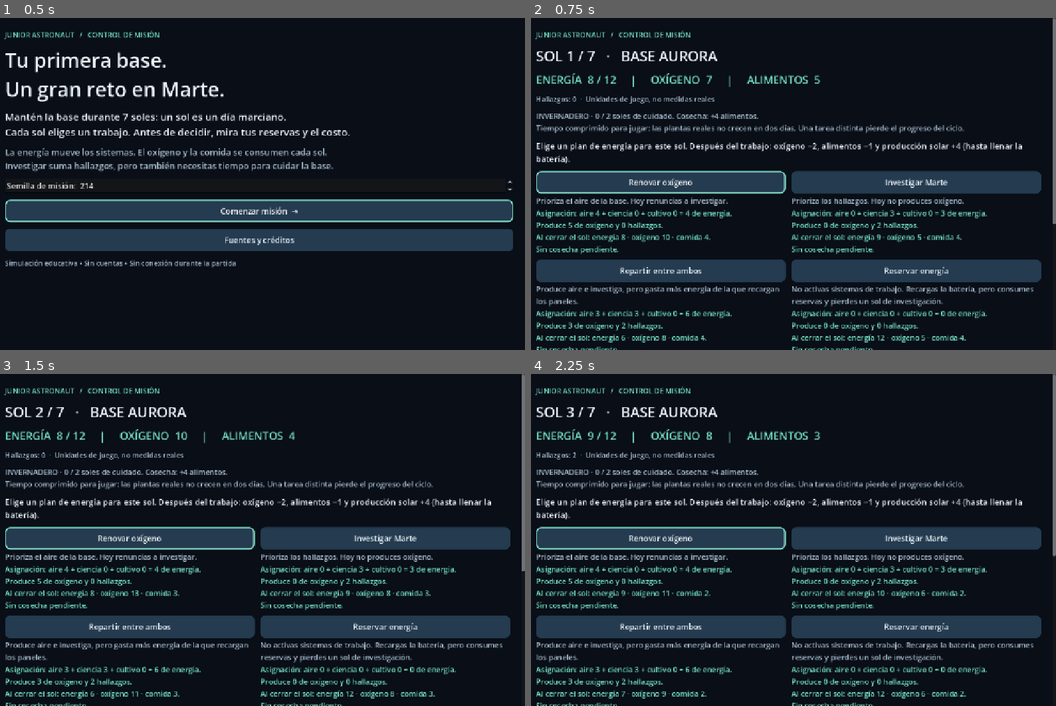
Above: before the commit, frames 1-4 (two rows, left to right).
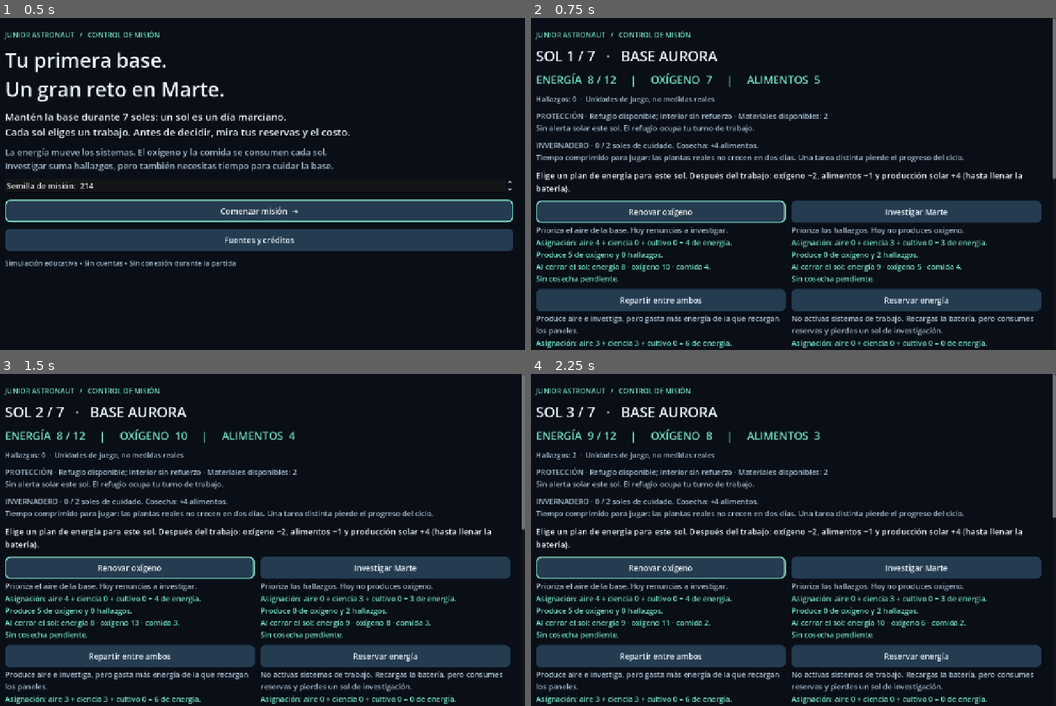
Above: after the commit, the same moments.

Repository: AlejoHuay/Junior-Astronaut-Mission-Trainer-----GAME
Game: Godot game, scene res://scenes/menus/main.tscn
Two runs of this game, one before a commit and one after it. Both use one fixed random seed, a clock stepped at 60 frames per second and the inputs below.
Inputs:
- Up to frame 1 (0.5 s): no input
- Up to frame 2 (0.75 s): click "Comenzar misión →" at 0.5 s
- Up to frame 3 (1.5 s): click "Renovar oxígeno" at 1.25 s
- Up to frame 4 (2.25 s): click "Investigar Marte" at 2 s

Frame 1 is identical in both runs. In frame 2, 37% of the frame differs, in the area x 1-100%, y 28-100%; in frame 3, 37%; in frame 4, 37%.

Commit message:
feat(protection): add shelter reinforcement and exterior work

Diff:
--- a/data/balance/mission.json
+++ b/data/balance/mission.json
@@ -6,12 +6,15 @@
     "food_per_sol": 1,
     "crop_turns": 2,
     "harvest_food": 4,
-    "initial": {"energy": 8, "oxygen": 7, "food": 5},
+    "initial": {"energy": 8, "oxygen": 7, "food": 5, "materials": 2},
     "actions": {
         "support": {"label": "Renovar oxígeno", "allocation": {"life_support": 4, "science": 0, "greenhouse": 0}, "oxygen": 5, "description": "Prioriza el aire de la base. Hoy renuncias a investigar."},
         "research": {"label": "Investigar Marte", "allocation": {"life_support": 0, "science": 3, "greenhouse": 0}, "science": 2, "description": "Prioriza los hallazgos. Hoy no produces oxígeno."},
         "combined": {"label": "Repartir entre ambos", "allocation": {"life_support": 3, "science": 3, "greenhouse": 0}, "oxygen": 3, "science": 2, "description": "Produce aire e investiga, pero gasta más energía de la que recargan los paneles."},
         "reserve": {"label": "Reservar energía", "allocation": {"life_support": 0, "science": 0, "greenhouse": 0}, "description": "No activas sistemas de trabajo. Recargas la batería, pero consumes reservas y pierdes un sol de investigación."},
-        "grow": {"label": "Cuidar el cultivo", "allocation": …(201 unchanged characters)… Hoy no produces oxígeno ni investigas."}
+        "grow": {"label": "Cuidar el cultivo", "allocation": …(201 unchanged characters)… Hoy no produces oxígeno ni investigas."},
+        "shelter": {"label": "Entrar al refugio", "allocation": {"life_support": 0, "science": 0, "greenhouse": 0}, "location": "shelter", "description": "Te proteges durante este sol. Sin trabajo científico ni producción de oxígeno; interrumpes cultivos. El blindaje pasivo no consume electricidad."},
+        "reinforce": {"label": "Reforzar el interior", "allocation": {"life_support": 0, "science": 0, "greenhouse": 0}, "reinforce": true, "materials": 2, "description": "Usa 2 materiales y este sol de trabajo. Desde el próximo sol permite trabajar dentro durante alertas. No protege las salidas ni consume electricidad por sí mismo."},
+        "eva": {"label": "Explorar el exterior", "allocation": {"life_support": 0, "science": 2, "greenhouse": 0}, "location": "outside", "science": 3, "extra_oxygen": 1, "description": "Gana 3 hallazgos con 2 de energía, pero gasta 1 oxígeno extra del traje. Durante una alerta solar se detiene la misión por seguridad, incluso con interior reforzado."}
     }
 }
--- a/src/domain/mission_rules.gd
+++ b/src/domain/mission_rules.gd
@@ -15,6 +15,7 @@
 	state.energy = int(config.initial.energy)
 	state.oxygen = int(config.initial.oxygen)
 	state.food = int(config.initial.food)
+	state.materials = int(config.initial.materials)
 	state.phase = MissionState.Phase.DECISION
 	return state
 
@@ -24,21 +25,30 @@
 	if not config.actions.has(action_id):
 		return {"ok": false, "reason": "Acción desconocida."}
 	var action: Dictionary = config.actions[action_id]
+	if action.get("reinforce", false) and state.reinforced:
+		return {"ok": false, "reason": "La base ya tiene el refuerzo instalado."}
+	if state.materials < int(action.get("materials", 0)):
+		return {"ok": false, "reason": "No quedan materiales suficientes para este trabajo."}
 	var cost := int(action.allocation.life_support) + int(action.allocation.science) + int(action.allocation.greenhouse)
 	if state.energy < cost:
 		return {"ok": false, "reason": "Necesitas %d de energía; tienes %d. Faltan %d. La recarga solar llega después del trabajo." % [cost, state.energy, cost - state.energy]}
 	# Only known effects: no RNG draws or state changes while considering a plan.
 	var stored := mini(int(config.solar_per_sol), int(config.battery_capacity) - (state.energy - cost))
 	var crop := _crop_budget(state, int(action.allocation.greenhouse) > 0)
+	var location: String = action.get("location", "inside")
+	var protected := location == "shelter" or (state.reinforced and location == "inside")
+	var oxygen_used := int(config.oxygen_per_sol) + int(action.get("extra_oxygen", 0))
 	return {"ok": true, "reason": action.description, "cost": cost,
+		"materials_used": int(action.get("materials", 0)), "protected": protected,
+		"sheltered": location == "shelter", "safety_stop": state.solar_alert and not protected,
 		"crop": crop,
 		"allocation": action.allocation.duplicate(), "oxygen_produced": int(action.get("oxygen", 0)),
-		"oxygen_consumed": int(config.oxygen_per_sol), "food_consumed": int(config.food_per_sol),
+		"oxygen_consumed": oxygen_used, "food_consumed": int(config.food_per_sol),
 		"solar_generated": int(config.solar_per_sol), "solar_stored": stored,
 		"solar_spilled": int(config.solar_per_sol) - stored,
 		"science_gained": int(action.get("science", 0)),
 		"energy_after": state.energy - cost + stored,
-		"oxygen_after": maxi(0, state.oxygen + int(action.get("oxygen", 0)) - int(config.oxygen_per_sol)),
+		"oxygen_after": maxi(0, state.oxygen + int(action.get("oxygen", 0)) - oxygen_used),
 		"food_after": maxi(0, state.food + int(crop.harvest) - int(config.food_per_sol))}
 
 func _crop_budget(state: MissionState, powered: bool) -> Dictionary:
@@ -63,7 +73,14 @@
 	state.food = int(check.food_after)
 	state.crop_progress = int(check.crop.progress_after)
 	state.science += int(check.science_gained)
-	if state.oxygen == 0 or state.food == 0:
+	state.materials -= int(check.materials_used)
+	state.sheltered = bool(check.sheltered)
+	state.safety_stop = bool(check.safety_stop)
+	if config.actions[action_id].get("reinforce", false):
+		state.reinforced = true
+	if state.safety_stop:
+		state.outcome = "Misión detenida por seguridad: durante una alerta solar necesitas refugio o protección interior instalada antes del sol. No es una predicción médica."
+	elif state.oxygen == 0 or state.food == 0:
 		state.outcome = "La base necesita una pausa: se agotaron las reservas. Prueba otro plan."
 	elif state.sol == int(config.mission_sols):
 		state.outcome = "¡Completaste los 7 soles! Tu equipo mantuvo la base en marcha."
--- a/src/domain/mission_state.gd
+++ b/src/domain/mission_state.gd
@@ -10,6 +10,11 @@
 var food: int = 0
 var science: int = 0
 var crop_progress: int = 0
+var materials: int = 0
+var reinforced: bool = false
+var solar_alert: bool = false
+var sheltered: bool = false
+var safety_stop: bool = false
 var mission_seed: int = 0
 var rng_state: int = 0
 var history: Array[Dictionary] = []
@@ -18,5 +23,7 @@
 func snapshot() -> Dictionary:
 	return {"phase": phase, "sol": sol, "energy": energy, "oxygen": oxygen,
 		"food": food, "science": science, "crop_progress": crop_progress,
+		"materials": materials, "reinforced": reinforced, "solar_alert": solar_alert,
+		"sheltered": sheltered, "safety_stop": safety_stop,
 		"seed": str(mission_seed), "rng": str(rng_state),
 		"history": history.duplicate(true), "outcome": outcome}
--- a/src/infrastructure/game_data.gd
+++ b/src/infrastructure/game_data.gd
@@ -20,12 +20,12 @@
 			return false
 	if not value.get("initial") is Dictionary or not value.get("actions") is Dictionary:
 		return false
-	for key in ["energy", "oxygen", "food"]:
+	for key in ["energy", "oxygen", "food", "materials"]:
 		if not _positive_integer(value.initial.get(key)):
 			return false
 	if value.crop_turns < 2 or value.crop_turns > value.mission_sols:
 		return false
-	for key in ["support", "research", "grow"]:
+	for key in ["support", "research", "grow", "shelter", "reinforce", "eva"]:
 		if not value.actions.get(key) is Dictionary:
 			return false
 	for action in value.actions.values():
@@ -43,12 +43,18 @@
 			return false
 		if not action.get("label") is String or not action.get("description") is String:
 			return false
-		for key in ["oxygen", "science"]:
+		for key in ["oxygen", "science", "materials", "extra_oxygen"]:
 			if action.has(key) and (not _number(action[key]) or action[key] < 0 or action[key] > 1000):
 				return false
 		if action.get("oxygen", 0) > 0 and action.allocation.life_support == 0:
 			return false
 		if action.get("science", 0) > 0 and action.allocation.science == 0:
+			return false
+		if action.get("location", "inside") not in ["inside", "outside", "shelter"]:
+			return false
+		if not action.get("reinforce", false) is bool:
+			return false
+		if action.get("reinforce", false) and action.get("materials", 0) <= 0:
 			return false
 	if not value.actions.has("reserve"):
 		return false
--- a/src/presentation/mission_screen.gd
+++ b/src/presentation/mission_screen.gd
@@ -83,6 +83,7 @@
 	_label(content, "SOL %d / 7   ·   BASE AURORA" % state.sol, 34)
 	_label(content, "ENERGÍA  %d / %d     |     OXÍGENO  %d     |     ALIMENTOS  %d" % [state.energy, session.rules.config.battery_capacity, state.oxygen, state.food], 26, ACCENT)
 	_label(content, "Hallazgos: %d  ·  Unidades de juego, no medidas reales" % state.science, 17, MUTED)
+	_label(content, "PROTECCIÓN · %s · Materiales disponibles: %d\n%s" % ["Interior reforzado" if state.reinforced else "Refugio disponible; interior sin refuerzo", state.materials, "ALERTA SOLAR: refugio o trabajo interior con refuerzo previo. Salir detiene la misión." if state.solar_alert else "Sin alerta solar este sol. El refugio ocupa tu turno de trabajo."], 18, MUTED)
 	_label(content, "INVERNADERO · %d / %d soles de cuidado. Cosecha: +%d alimentos.\nTiempo comprimido para jugar: las pl …(189 unchanged characters)…
 	status = _label(content, "Elige un plan de energía para este sol. Después del trabajo: oxígeno −%d, alimentos −%d y producción solar +%d (hasta llenar la batería)." % [session.rules.config.oxygen_per_sol, session.rules.config.food_per_sol, session.rules.config.solar_per_sol], 20)
 	if state.phase == MissionState.Phase.FINISHED:
@@ -130,6 +131,10 @@
 		return "No disponible: " + str(preview.reason)
 	var text := "Asignación: aire %d + ciencia %d + cultivo %d = %d de energía.\nProduce %d de oxígeno y %d hallazgos.\nAl …(275 unchanged characters)…
 	text += "\n" + _crop_text(preview.crop)
+	if preview.materials_used > 0:
+		text += "\nMateriales: −%d. La mejora protege desde el próximo sol." % preview.materials_used
+	if preview.safety_stop:
+		text += "\n¡ALERTA! Sin protección suficiente: este plan detiene la misión por seguridad."
 	if preview.solar_spilled > 0:
 		text += "\nBatería llena: %d de energía solar no se almacenan." % preview.solar_spilled
 	if preview.oxygen_after == 0 or preview.food_after == 0:
--- a/tests/run_tests.gd
+++ b/tests/run_tests.gd
@@ -37,6 +37,7 @@
 	check(not data.validate_balance(bad), "Malformed balance rejected")
 	test_energy_budget(config, data)
 	test_crops(config, data)
+	test_protection(config)
 	print("Tests: %d assertions, %d failures" % [assertions, failures])
 	quit(1 if failures else 0)
 
@@ -147,3 +148,31 @@
 	var free_crop := config.duplicate(true)
 	free_crop.actions.grow.allocation.greenhouse = 0
 	check(not data.validate_balance(free_crop), "Free cultivation rejected")
+
+func test_protection(config: Dictionary) -> void:
+	var rules := MissionRules.new(config)
+	var state := rules.start(214)
+	state.solar_alert = true
+	var plan := rules.preview(state, "shelter")
+	check(plan.cost == 0 and plan.protected and not plan.safety_stop and plan.science_gained == 0, "Passive shelter protects at cost of work, not electricity")
+	rules.resolve(state, "shelter", 1)
+	check(state.sheltered and state.phase == MissionState.Phase.DECISION and state.oxygen == 5, "Shelter still consumes oxygen and food")
+	state = rules.start(214)
+	rules.resolve(state, "reinforce", 1)
+	check(state.reinforced and state.materials == 0, "Reinforcement spends limited materials and turn")
+	check(not rules.preview(state, "reinforce").ok, "Upgrade cannot be repeated")
+	state.solar_alert = true
+	check(not rules.preview(state, "support").safety_stop, "Prior reinforcement protects indoor work")
+	check(rules.preview(state, "eva").safety_stop, "Interior shielding does not protect outside work")
+	state = rules.start(214)
+	state.solar_alert = true
+	check(rules.preview(state, "reinforce").safety_stop, "Cannot install shielding retroactively during alert")
+	rules.resolve(state, "eva", 1)
+	check(state.safety_stop and state.phase == MissionState.Phase.FINISHED, "Unsafe EVA stops mission without clinical model")
+	state = rules.start(214)
+	rules.resolve(state, "eva", 1)
+	check(state.science == 3 and state.oxygen == 4, "EVA rewards science but consumes extra suit oxygen")
+	state = rules.start(214)
+	state.materials = 1
+	var before := state.snapshot()
+	check(not rules.resolve(state, "reinforce", 1).ok and state.snapshot() == before, "Insufficient materials rejected atomically")
Not shown, added: tests/smoke_scene.gd.uid
Not shown, changed: docs/ARCHITECTURE.md
